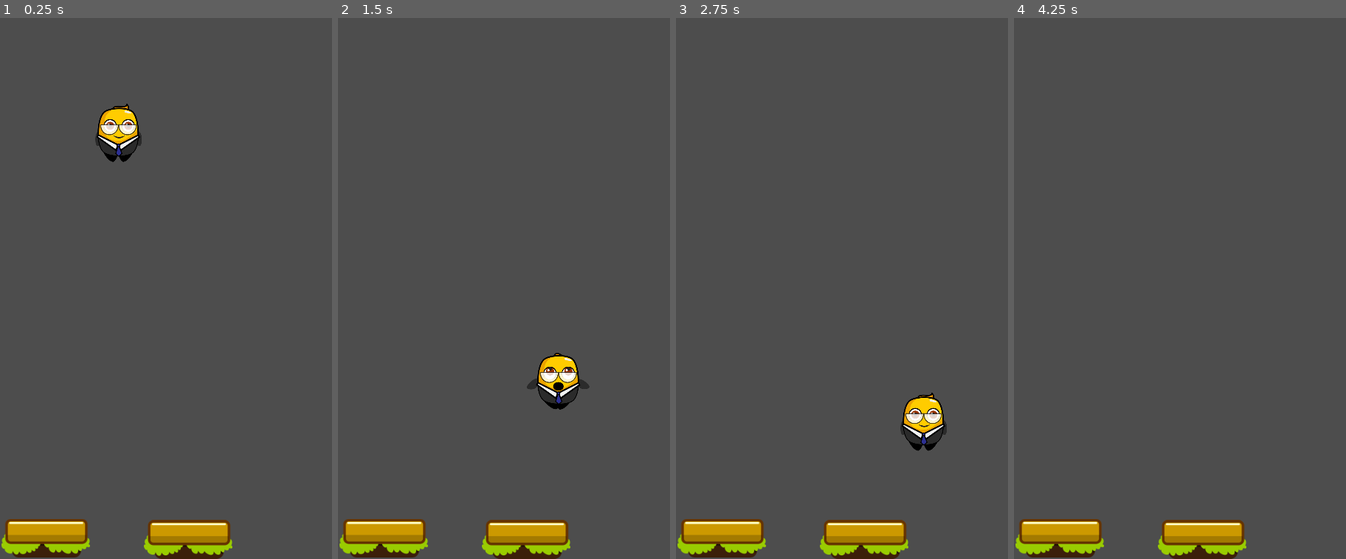
Above: before the commit, frames 1-4 (left to right).
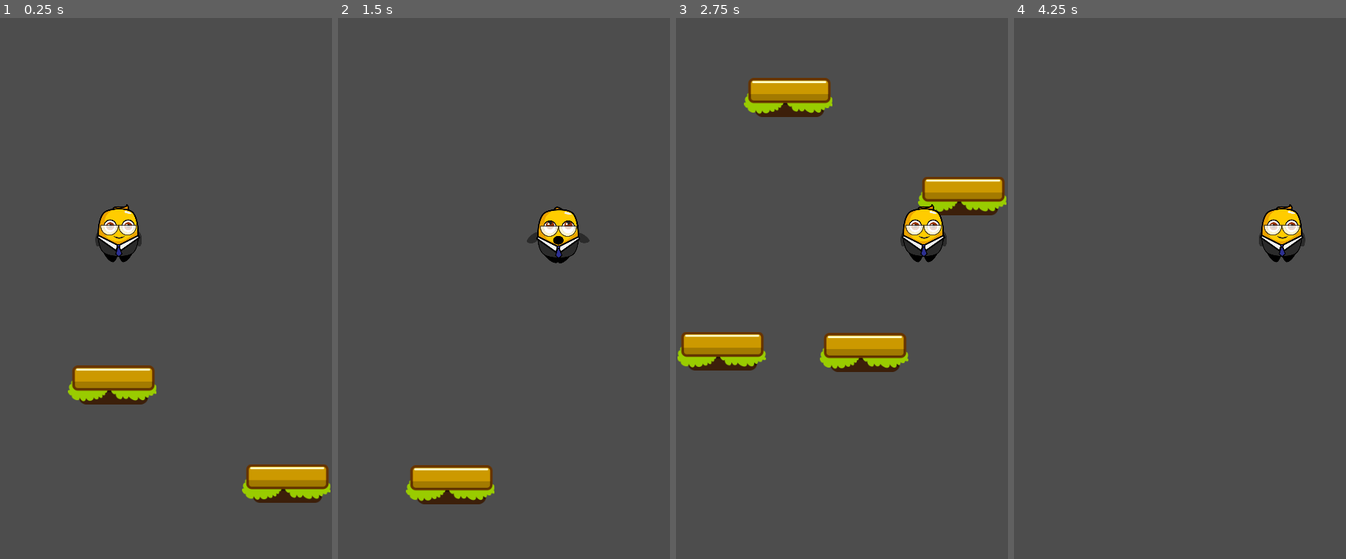
Above: after the commit, the same moments.

Repository: Nhanth123/jumper-mobile
Game: Godot game, scene res://scenes/game.tscn
Same seed, same stepped clock (60 frames per second), same inputs: the game is played once before the commit and once after it.
Inputs:
- Up to frame 1 (0.25 s): no input
- Up to frame 2 (1.5 s): hold D (move_right) 0.53-1.28 s; hold A (move_left) from 1.28 s (still down)
- Up to frame 3 (2.75 s): release A (move_left) at 2.03 s; hold D (move_right) from 2.03 s (still down)
- Up to frame 4 (4.25 s): release D (move_right) at 3.53 s; hold A (move_left) from 3.53 s (still down)

The runs differ from the first frame. In frame 1, 9.1% of the frame differs, in the area x 0-100%, y 15-100%; in frame 2, 7.5%; in frame 3, 13%, in the area x 0-100%, y 11-100%; in frame 4, 4.6%.

Commit message:
Feature: Camera follows the player's jump

Diff:
--- a/scenes/game.tscn
+++ b/scenes/game.tscn
@@ -15,3 +15,9 @@
 
 [node name="Platform2" parent="." instance=ExtResource("3_16nf4")]
 position = Vector2(240, 897)
+
+[node name="Platform3" parent="." instance=ExtResource("3_16nf4")]
+position = Vector2(400, 643)
+
+[node name="Platform4" parent="." instance=ExtResource("3_16nf4")]
+position = Vector2(117, 483)
--- /dev/null
+++ b/scenes/game_camera.tscn
@@ -0,0 +1,6 @@
+[gd_scene load_steps=2 format=3 uid="uid://7xluh1veq5uk"]
+
+[ext_resource type="Script" path="res://scripts/game_camera.gd" id="1_tchyt"]
+
+[node name="GameCamera" type="Camera2D"]
+script = ExtResource("1_tchyt")
--- a/scripts/game.gd
+++ b/scripts/game.gd
@@ -1 +1,13 @@
 extends Node2D
+
+var camera_scene = preload("res://scenes/game_camera.tscn")
+
+var camera = null
+
+func _ready():
+	camera = camera_scene.instantiate()
+	camera.setup_camera($Player)
+	add_child(camera)
+
+func _process(delta):
+	pass
--- /dev/null
+++ b/scripts/game_camera.gd
@@ -0,0 +1,14 @@
+extends Camera2D
+
+var player : Player = null
+
+func _ready():
+	global_position.x = get_viewport_rect().size.x / 2
+
+func _physics_process(delta):
+	if player:
+		global_position.y = player.global_position.y
+
+func setup_camera(_player: Player):
+	if _player:
+		player = _player
